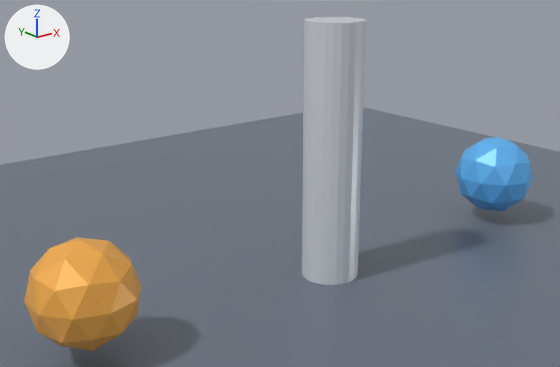
One commit to the Blender file examples/assets/ConstraintPoint.blend: the scene before it, then after it.
Camera for both pictures: a 50 mm camera at (-4.88, -5.3, 3.19) aimed at (-0.44, 0.24, 0.97). The lights are fixed; the arrows at upper left show +X, +Y and +Z. The first picture is the older version.

The scene before the commit, as lines of its bpy script (objects in view):
```python
me_groundmesh = bpy.data.meshes.new('GroundMesh')
me_groundmesh.from_pydata(...)  # a box spanning x -1.0..1.0, y -1.0..1.0, z -1.0..1.0
me_groundmesh.materials.append(mat_groundmaterial)  # greyish blue #6f7986
me_pointsphereamesh = bpy.data.meshes.new('PointSphereAMesh')
me_pointsphereamesh.from_pydata(...)  # an icosphere of 80 faces spanning x -0.428..0.428, y -0.45..0.45, z -0.45..0.45
me_pointsphereamesh.materials.append(mat_pointsphereamaterial)  # orange #f9b350
me_pointspherebmesh = bpy.data.meshes.new('PointSphereBMesh')
me_pointspherebmesh.from_pydata(...)  # an icosphere of 80 faces spanning x -0.428..0.428, y -0.45..0.45, z -0.45..0.45
me_pointspherebmesh.materials.append(mat_pointspherebmaterial)  # blue #61b8f9
ob_ground = bpy.data.objects.new('Ground', me_groundmesh)
ob_ground.location = (0.0, 0.0, -0.15)
ob_ground.scale = (6.0, 6.0, 0.15)
ob_pointspherea = bpy.data.objects.new('PointSphereA', me_pointsphereamesh)
ob_pointspherea.location = (-2.6, 0.0, 0.55)
ob_pointsphereb = bpy.data.objects.new('PointSphereB', me_pointspherebmesh)
ob_pointsphereb.location = (2.6, 0.0, 0.55)
# also in view: 'PointPost' at (0.0, 0.0, 1.25)
```
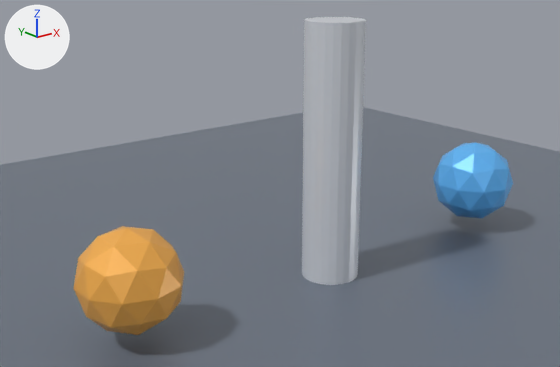
Patch to the scene script:
```diff
--- a/examples/assets/ConstraintPoint.blend.py
+++ b/examples/assets/ConstraintPoint.blend.py
@@ ob_pointspherea @@
 ob_pointspherea = bpy.data.objects.new('PointSphereA', me_pointsphereamesh)
-ob_pointspherea.location = (-2.6, 0.0, 0.55)
+ob_pointspherea.location = (-2.2, 0.0, 0.55)
@@ ob_pointsphereb @@
 ob_pointsphereb = bpy.data.objects.new('PointSphereB', me_pointspherebmesh)
-ob_pointsphereb.location = (2.6, 0.0, 0.55)
+ob_pointsphereb.location = (2.2, 0.0, 0.55)
```

Pixel boxes [x1, y1, x2, y2] of what changed, in the pictures (560 x 367 px):
'PointSphereA', moved
    before: [24, 237, 142, 351]
    after: [74, 226, 184, 335]
'PointSphereB', moved
    before: [455, 137, 534, 211]
    after: [433, 143, 513, 218]
